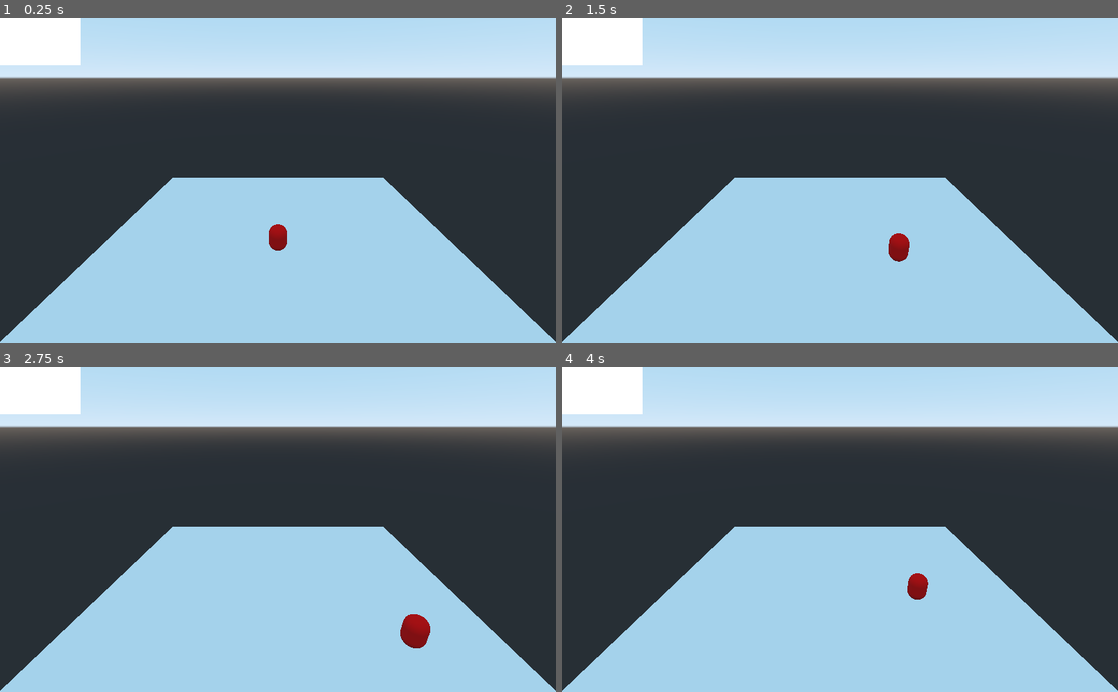
Above: before the commit, frames 1-4 (two rows, left to right).
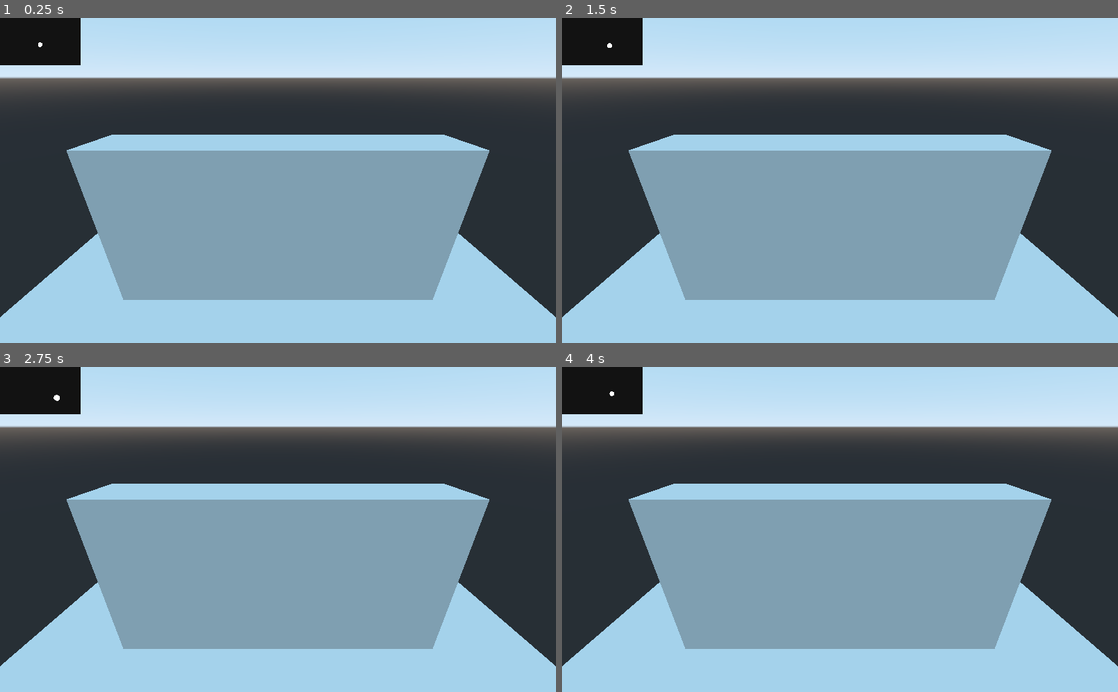
Above: after the commit, the same moments.

Repository: Mateus-Carmo31/godot-shader-repo
Game: Godot game, scene res://CutoutShader.tscn
The game is run twice, just before and just after one commit, with the same random seed, the same clock (stepped at 60 frames per second) and the same inputs. The project has no main scene, so this scene is started directly.
Inputs (mouse positions are in pixels of both pictures, inside the frame that each line leads up to):
- Up to frame 1 (0.25 s): no input
- Up to frame 2 (1.5 s): tap Enter at 0.5 s; move the mouse to (962, 164) at 0.52 s; hold Right (ui_right) 0.53-1.28 s; tap R at 0.6 s; move the mouse to (728, 196) at 1.27 s; hold Down (ui_down) from 1.28 s (still down); tap Q at 1.35 s
- Up to frame 3 (2.75 s): move the mouse to (333, 458) at 2.02 s; release Down (ui_down) at 2.03 s; hold Right (ui_right) from 2.03 s (still down); hold E from 2.03 s (still down)
- Up to frame 4 (4 s): move the mouse to (812, 594) at 2.77 s; release Right (ui_right) at 2.78 s; release E at 2.78 s; hold Up (ui_up) 2.78-3.53 s; tap R at 2.85 s; move the mouse to (1006, 578) at 3.52 s; hold Left (ui_left) from 3.53 s (still down); hold Q from 3.53 s (still down)

The runs differ from the first frame. In frame 1, 38% of the frame differs, in the area x 0-100%, y 0-100%; in frame 2, 38%; in frame 3, 38%; in frame 4, 38%.

Commit message:
Did further work on the cutout shader. It's almost ready.

Diff:
--- a/shader-repo/CutoutShader.tscn
+++ b/shader-repo/CutoutShader.tscn
@@ -1,69 +1,109 @@
-[gd_scene load_steps=11 format=2]
+[gd_scene load_steps=15 format=2]
 
 [ext_resource path="res://CamScript.gd" type="Script" id=1]
 [ext_resource path="res://SimpleMove.gd" type="Script" id=2]
-[ext_resource path="res://mask_cutout.shader" type="Shader" id=3]
 
-[sub_resource type="CapsuleMesh" id=2]
+[sub_resource type="Environment" id=1]
+
+[sub_resource type="World" id=2]
+environment = SubResource( 1 )
+
+[sub_resource type="CapsuleMesh" id=3]
 radius = 0.5
 mid_height = 0.5
 
-[sub_resource type="SpatialMaterial" id=3]
+[sub_resource type="SpatialMaterial" id=4]
 albedo_color = Color( 1, 0, 0, 1 )
 
-[sub_resource type="PlaneMesh" id=4]
+[sub_resource type="SphereMesh" id=5]
 
-[sub_resource type="Environment" id=5]
+[sub_resource type="SpatialMaterial" id=6]
+flags_unshaded = true
+params_cull_mode = 1
 
-[sub_resource type="World" id=6]
-environment = SubResource( 5 )
+[sub_resource type="PlaneMesh" id=7]
 
-[sub_resource type="ShaderMaterial" id=7]
-shader = ExtResource( 3 )
-shader_param/intensity = 0.1
-shader_param/position = Vector2( 0.5, 0.5 )
+[sub_resource type="CubeMesh" id=8]
 
-[sub_resource type="ViewportTexture" id=1]
+[sub_resource type="Shader" id=9]
+code = "shader_type spatial;
+
+uniform vec4 albedo : hint_color;
+uniform bool interact_with_mask = false;
+uniform sampler2D mask;
+
+void fragment()
+{
+	vec4 mask_check = texture(mask, vec2(SCREEN_UV.x, 1f - SCREEN_UV.y));
+
+	bool is_in_mask = mask_check == vec4(1.0);
+
+	ALBEDO = albedo.rgb;
+	ALPHA = (is_in_mask && interact_with_mask ? 0.0 : 1.0);
+}"
+
+[sub_resource type="ViewportTexture" id=10]
+viewport_path = NodePath("World/MasksViewport")
+
+[sub_resource type="ShaderMaterial" id=11]
+resource_local_to_scene = true
+shader = SubResource( 9 )
+shader_param/albedo = Color( 0.219608, 0.219608, 0.219608, 1 )
+shader_param/interact_with_mask = true
+shader_param/mask = SubResource( 10 )
+
+[sub_resource type="ViewportTexture" id=12]
 viewport_path = NodePath("World/MasksViewport")
 
 [node name="Main" type="Node"]
 
 [node name="World" type="Spatial" parent="."]
 
+[node name="MasksViewport" type="Viewport" parent="World"]
+size = Vector2( 1024, 600 )
+own_world = true
+world = SubResource( 2 )
+handle_input_locally = false
+keep_3d_linear = true
+usage = 3
+render_target_v_flip = true
+
+[node name="Camera" type="Camera" parent="World/MasksViewport"]
+transform = Transform( 1, 0, 0, 0, 0.914268, 0.40511, 0, -0.40511, 0.914268, 0, 7.887, 12.7581 )
+
 [node name="Player" type="MeshInstance" parent="World"]
 transform = Transform( 1, 0, 0, 0, -1.62921e-07, -1, 0, 1, -1.62921e-07, 0, 0.768259, 0 )
-mesh = SubResource( 2 )
-material/0 = SubResource( 3 )
+mesh = SubResource( 3 )
+material/0 = SubResource( 4 )
 script = ExtResource( 2 )
-mask_texture = NodePath("../MasksViewport/MaskTexture")
+mask_viewport = NodePath("../MasksViewport")
+
+[node name="CullMesh" type="MeshInstance" parent="World/Player"]
+transform = Transform( 1.3, 0, 0, 0, 1.3, 0, 0, 0, 1.3, 0, 0, 0 )
+mesh = SubResource( 5 )
+material/0 = SubResource( 6 )
+
+[node name="RemoteTransform" type="RemoteTransform" parent="World/Player"]
 
 [node name="Ground" type="MeshInstance" parent="World"]
 transform = Transform( 10, 0, 0, 0, 1, 0, 0, 0, 10, 0, 0, 0 )
-mesh = SubResource( 4 )
+mesh = SubResource( 7 )
 material/0 = null
 
 [node name="CamPivot" type="Spatial" parent="World"]
 script = ExtResource( 1 )
 
 [node name="Camera" type="Camera" parent="World/CamPivot"]
-transform = Transform( 1, 0, 0, 0, 0.914268, 0.40511, 0, -0.40511, 0.914268, 0, 8.69923, 10.2597 )
+transform = Transform( 1, 0, 0, 0, 0.914268, 0.40511, 0, -0.40511, 0.914268, 0, 7.887, 12.7581 )
 current = true
 
-[node name="MasksViewport" type="Viewport" parent="World"]
-size = Vector2( 1024, 600 )
-own_world = true
-world = SubResource( 6 )
-handle_input_locally = false
-keep_3d_linear = true
-usage = 3
+[node name="MaskCameraRemote" type="RemoteTransform" parent="World/CamPivot/Camera"]
+remote_path = NodePath("../../../MasksViewport/Camera")
 
-[node name="MaskTexture" type="ColorRect" parent="World/MasksViewport"]
-material = SubResource( 7 )
-anchor_right = 1.0
-anchor_bottom = 1.0
-__meta__ = {
-"_edit_use_anchors_": false
-}
+[node name="Wall" type="MeshInstance" parent="."]
+transform = Transform( 6, 0, 0, 0, 6, 0, 0, 0, 1, 0, 0, 5.39538 )
+mesh = SubResource( 8 )
+material/0 = SubResource( 11 )
 
 [node name="UI" type="Control" parent="."]
 anchor_right = 1.0
@@ -75,7 +115,7 @@
 [node name="TextureRect" type="TextureRect" parent="UI"]
 margin_right = 148.0
 margin_bottom = 87.0
-texture = SubResource( 1 )
+texture = SubResource( 12 )
 expand = true
 stretch_mode = 5
 __meta__ = {
--- a/shader-repo/SimpleMove.gd
+++ b/shader-repo/SimpleMove.gd
@@ -1,10 +1,13 @@
 extends MeshInstance
 
-export(NodePath) var mask_texture
+export(NodePath) var mask_viewport
 export(float) var speed = 4.0
 
 func _ready():
-	pass # Replace with function body.
+	var cull_mesh = $CullMesh
+	remove_child(cull_mesh)
+	get_node(mask_viewport).add_child(cull_mesh)
+	$RemoteTransform.remote_path = cull_mesh.get_path()
 
 func _process(delta):
 
@@ -24,13 +27,13 @@
 
 	translation += movement_dir * delta * speed
 
-	update_mask_position()
-
-func update_mask_position():
-
-	var screen_pos = get_viewport().get_camera().unproject_position(translation)
-	screen_pos = Vector2(screen_pos.x, screen_pos.y) / get_viewport().size
-
-	if mask_texture:
-		var node = get_node(mask_texture)
-		node.material.set("shader_param/position", screen_pos)
+#	update_mask_position()
+#
+#func update_mask_position():
+#
+#	var screen_pos = get_viewport().get_camera().unproject_position(translation)
+#	screen_pos = Vector2(screen_pos.x, screen_pos.y) / get_viewport().size
+#
+#	if mask_texture:
+#		var node = get_node(mask_texture)
+#		node.material.set("shader_param/position", screen_pos)
